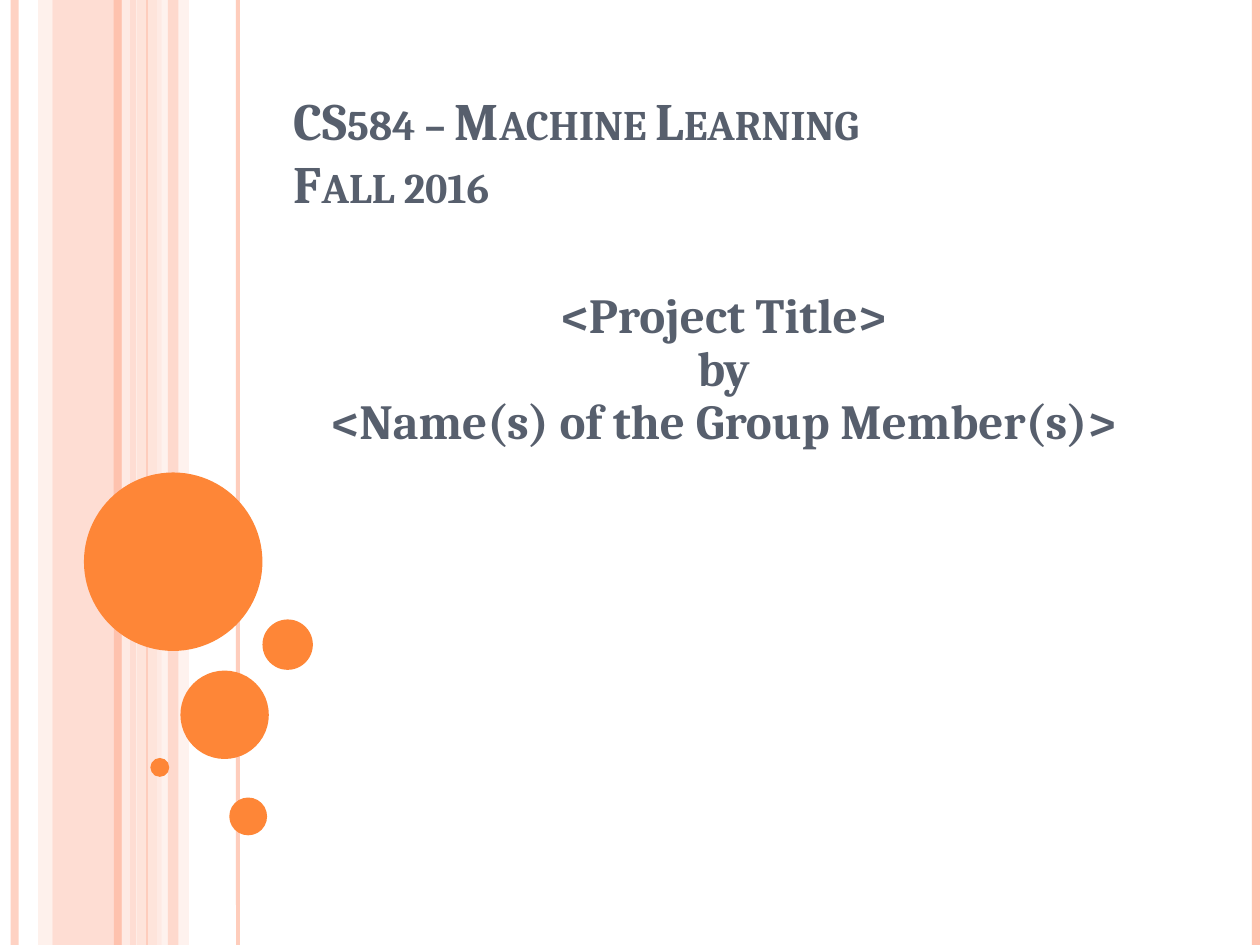
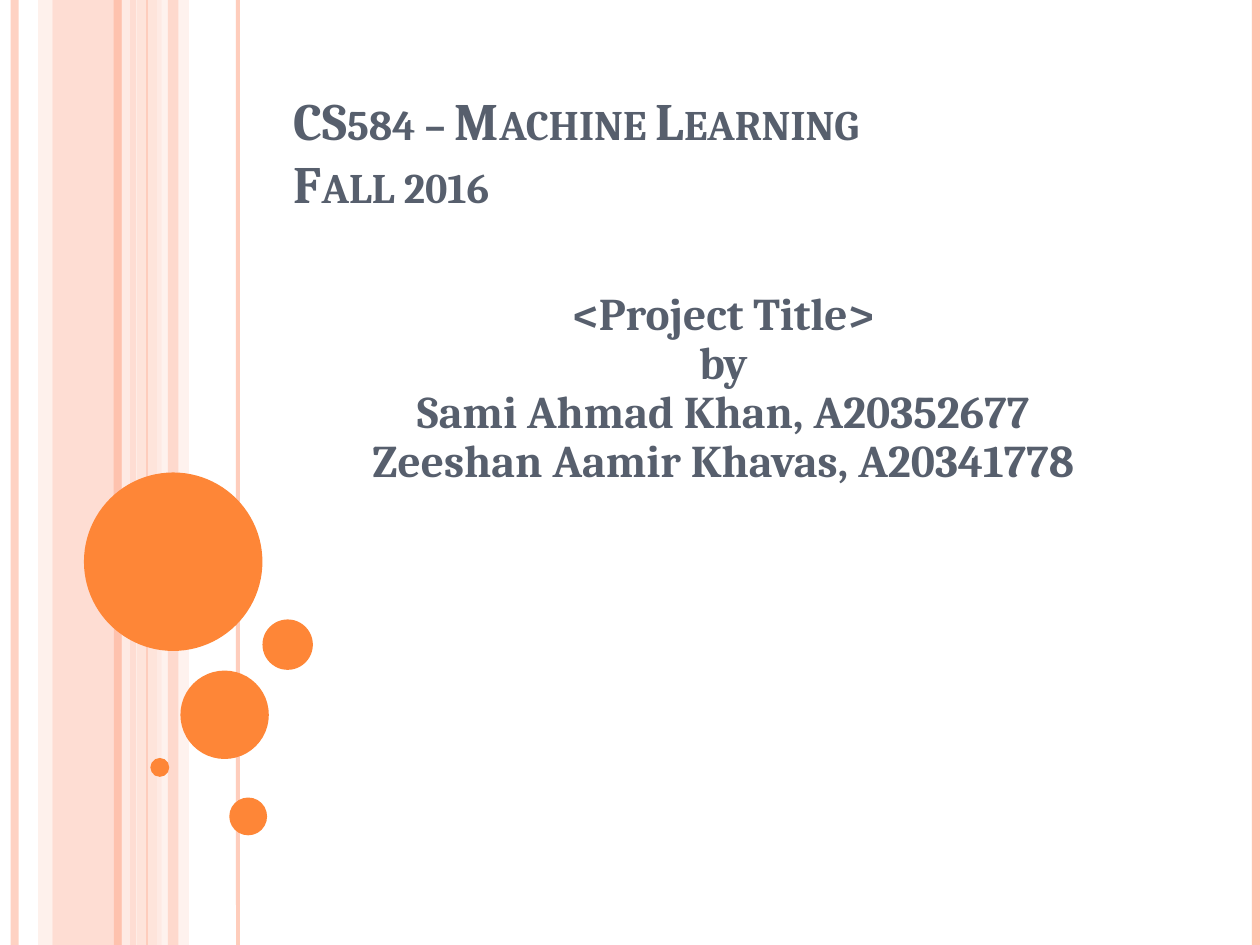
Before and after one commit to zee1159/Safe-Area-Prediction-Machine-Learning-Project, a slide deck: slide 1 of project-presentation-template.pptx. Drawn at 1260x945 pixels with LibreOffice and Linux fonts; fonts in the diff are those of the drawing. Boxes give left, top, right and bottom in pixels: in the first picture for what was removed or moved away, otherwise in the second. Text is boxed around its words. In the diff, an @@ line names an element or a change of style, - is before the commit and + after.

```diff
--- a/project-presentation-template.pptx
+++ b/project-presentation-template.pptx
@@ text at <box>572,298,874,389</box>: size 28 to 25.9 pt in "<Project Title>", "by" @@
@@ text at <box>372,386,1074,483</box>: text changed; size 28 to 25.9 pt @@
-<Name(s) of the Group Member(s)>
+Sami Ahmad Khan, A20352677
+Zeeshan Aamir Khavas, A20341778
```
Also in this commit, not shown: 4 other slides changed, 1 slide added, 2 other files.
